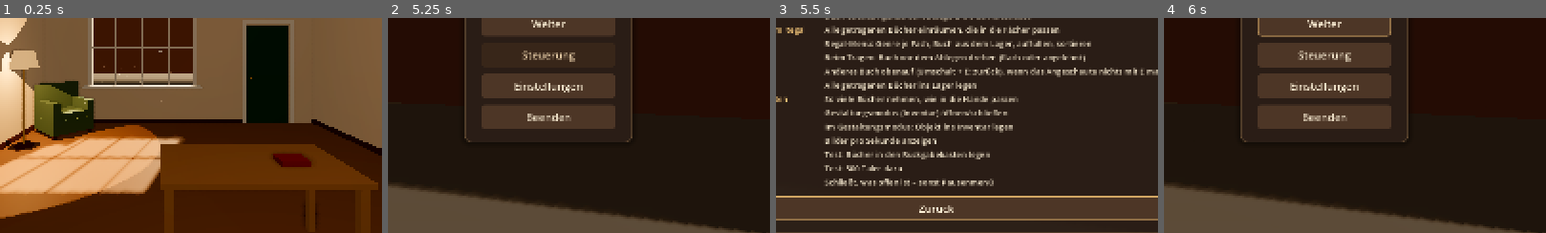
Above: before the commit, frames 1-4 (left to right).
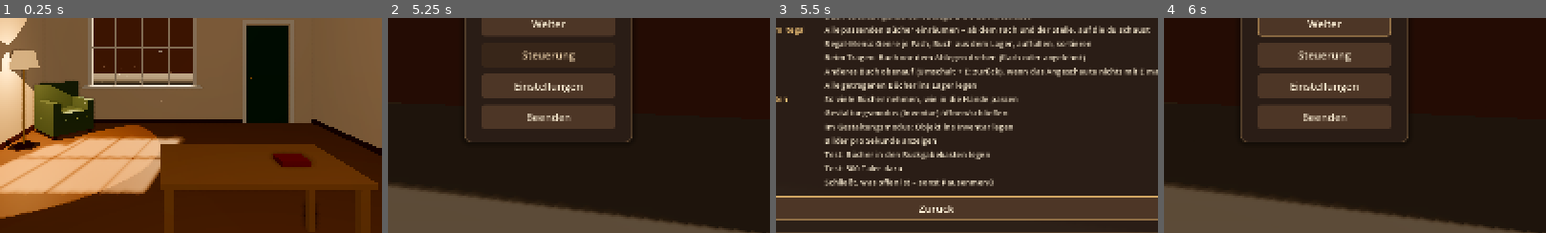
Above: after the commit, the same moments.

Repository: muschel99/Buecherei-Game
Game: Godot game, scene res://scenes/main.tscn
Same seed, same stepped clock (60 frames per second), same inputs: the game is played once before the commit and once after it.
Inputs (mouse positions are % of the whole screen's width and height, from its top left):
- Up to frame 1 (0.25 s): no input
- Up to frame 2 (5.25 s): tap Enter at 0.5 s; move the mouse to (55, 50) at 0.52 s; hold Q (store_books) 0.53-1.28 s; hold W (move_forward) 0.53-5.03 s; tap Space (jump) at 0.77, 1.52, 3.02, 3.77, 4.52 s; move the mouse to (45, 50) at 1.27 s; click (45, 50) at 1.35 s; tap Q (store_books) every 0.75 s from 1.55 to 4.55 s; move the mouse to (52, 48) at 2.02 s; hold Mouse wheel up (book_rotate) 2.03-2.78 s; move the mouse to (49, 52) at 2.77 s; tap Mouse wheel down (book_rotate_back) at 2.85 s; move the mouse to (57, 51) at 3.52 s; hold Right mouse button (book_take) 3.53-4.28 s; tap R (open_menu) at 4.15 s; move the mouse to (42, 49) at 4.27 s; tap X (build_delete) at 4.35 s; tap Escape (pause) at 4.9 s; move the mouse to (55, 50) at 5.02 s; hold S (move_back) from 5.03 s (still down); hold Shift (build_paint_all) from 5.03 s (still down); click (55, 50) at 5.17 s
- Up to frame 3 (5.5 s): keep holding S (move_back); keep holding Shift (build_paint_all); tap Q (store_books) at 5.3 s
- Up to frame 4 (6 s): release S (move_back) at 5.75 s; release Shift (build_paint_all) at 5.75 s; click "Zurück" at 5.75 s
The pictures show only the part of the screen within x 29-79%, y 42-92%; the shares and areas given below are measured in that part.

Frames 1-2 are identical in both runs. In frame 3, 1.7% of the frame differs, in the area x 17-98%, y 3-8%; in frame 4, nothing differs.

Commit message:
Etappe 3f, Teil 2: Einräumen dort, wo ich hinschaue
- Linksklick halten am Regal beginnt im angeschauten Fach an der
  angeschauten Stelle und füllt von dort die freien Plätze (erst nach
  rechts, dann nach links)
- Was dort nicht passt (Platz oder Genre), kommt in die nächstgelegenen
  Fächer mit passendem Genre; was nirgends passt, bleibt in der Hand
- Auffüllen aus dem Lager füllt weiter von oben nach unten
- Tastenhilfe angepasst

Co-Authored-By: Claude Opus 5.5 <noreply@anthropic.com>
Claude-Session: https://claude.ai/code/session_019h7HXfFS3pVv47U8YJjpyf

Diff:
--- a/scenes/ui/pause_menu.tscn
+++ b/scenes/ui/pause_menu.tscn
@@ -135,7 +135,7 @@
 text = "Linksklick halten am Regal"
 
 [node name="ActionHold" type="Label" parent="ControlsPanel/VBox/KeyGrid"]
-text = "Alle getragenen Bücher einräumen, die in die Fächer passen"
+text = "Alle passenden Bücher einräumen – ab dem Fach und der Stelle, auf die du schaust"
 
 [node name="KeyShelf" type="Label" parent="ControlsPanel/VBox/KeyGrid"]
 theme_override_colors/font_color = Color(0.96, 0.78, 0.48, 1)
--- a/scripts/objects/book_shelf.gd
+++ b/scripts/objects/book_shelf.gd
@@ -19,14 +19,14 @@
 ## - Linksklick, während ich Bücher trage: das Buch obenauf genau dort abstellen, wo ich
 ##   hinschaue. Vorher zeigt eine halbdurchsichtige Vorschau, wo es hinkommt; passt es nicht
 ##   (kein Platz, falsches Genre), ist die Vorschau dezent rötlich.
-## - Linksklick halten (Ring): alle getragenen Bücher einräumen, die hierher passen.
+## - Linksklick halten (Ring): alle getragenen Bücher einräumen, die hierher passen – ab dem
+##   Fach und der Stelle, auf die ich schaue; der Rest in die nächstgelegenen passenden Fächer.
 ## - R: Regal-Menü (Genre je Fach wählen, aus dem Lager auffüllen, sortieren, alles zurück
 ##   ins Lager) – eine eigene, ruhige Taste, damit sich das Menü nie aus Versehen öffnet.
 ## - E blättert hier (wie überall ohne eigene E-Aktion) durch die Bücher in der Hand.
 ## Schaue ich ein Regal an, steht sein Genre als ruhiger Schriftzug unten in der Bildmitte
 ## (GenreCaption) – Schilder am Regal gibt es nicht.
-## Automatisches Einräumen (Linksklick halten, Auffüllen, Sortieren) füllt freie Plätze von links
-## nach rechts, Brett für Brett.
+## Auffüllen und Sortieren füllen freie Plätze von links nach rechts, Fach für Fach.
 ##
 ## Deko im Regal: Im Gestaltungsmodus lässt sich kleine Deko auf die Bretter stellen (nur,
 ## was in der Höhe ins Fach passt, und nur an freie Stellen). Deko ist ein eigenes
@@ -91,6 +91,8 @@
 ## Wo das Buch obenauf hinkäme: { "book", "row", "left", "moves" (Book -> neue linke Kante),
 ## "ok" } – leer, wenn ich auf kein Brett schaue.
 var _plan: Dictionary = {}
+# Wohin ich gerade auf die Bretter schaue: { "row", "x" } (leer = kein Brett)
+var _aim: Dictionary = {}
 var _ghost: MeshInstance3D
 var _ghost_material: ShaderMaterial
 var _ghost_transform := Transform3D()
@@ -303,17 +305,21 @@
 			continue
 		_put(book, spot.row, spot.left)
 		if animate:
-			# Startet etwas kleiner vor dem Regal und gleitet an seinen Platz
-			var start: Transform3D = _targets[book]
-			start.basis = start.basis * Basis.from_scale(Vector3.ONE * 0.7)
-			start.origin += Vector3(0.0, 0.03, SLIDE_DISTANCE)
-			_anims[book] = {"from": start, "start": _clock + placed * interval,
-				"time": GameConfig.book_slide_time, "appear": true}
+			_slide_in(book, placed * interval)
 		placed += 1
 	_refresh_instances()
 	if placed > 0:
 		_changed()
 	return rest
+
+
+## Ein Buch, das gerade an seinen Platz gestellt wurde, startet etwas kleiner vor dem Regal
+## und gleitet hinein (nach "delay" Sekunden).
+func _slide_in(book: Book, delay: float) -> void:
+	var start: Transform3D = _targets[book]
+	start.basis = start.basis * Basis.from_scale(Vector3.ONE * 0.7)
+	start.origin += Vector3(0.0, 0.03, SLIDE_DISTANCE)
+	_anims[book] = {"from": start, "start": _clock + delay, "time": GameConfig.book_slide_time, "appear": true}
 
 
 ## Nimmt Bücher aus dem Regal: Sie gleiten heraus, die übrigen bleiben stehen, wo sie sind.
@@ -384,6 +390,113 @@
 	var rest := add_books(taken)
 	BookStock.return_to_hand(rest)
 	return taken.size() - rest.size()
+
+
+## Linksklick halten: Räumt die getragenen Bücher ab der Stelle ein, auf die ich schaue
+## (Fach "row", Stelle aim_x, Brettmitte = 0). Von dort füllen sie die freien Plätze dieses
+## Fachs – erst nach rechts, dann nach links. Was dort nicht hinpasst (Platz oder Genre), kommt
+## in die nächstgelegenen anderen Fächer mit passendem Genre; was nirgends passt, trage ich
+## weiter. Liefert, wie viele eingeräumt wurden.
+func put_carried_at(row: int, aim_x: float) -> int:
+	if row < 0 or row >= _rows.size():
+		return put_carried()
+	var taken := BookStock.take_carried_where(func(book: Book) -> bool: return accepts(book.genre_id))
+	if taken.is_empty():
+		return 0
+	var others := _rows_by_distance(row)
+	var interval := minf(GameConfig.book_slide_interval, GameConfig.book_slide_max_total / taken.size())
+	var start := NAN  # Startstelle im angeschauten Fach (linke Kante des ersten Buchs)
+	var rest: Array[Book] = []
+	var placed := 0
+	for book in taken:
+		var spot := {}
+		if row_accepts(row, book.genre_id):
+			if is_nan(start):
+				start = _start_at(row, aim_x, _book_width(book))
+			spot = _spot_near(row, book, start)
+		for r in others:
+			if not spot.is_empty():
+				break
+			if row_accepts(r, book.genre_id):
+				spot = _find_free_spot(book, r)
+		if spot.is_empty():
+			rest.append(book)
+			continue
+		_put(book, spot.row, spot.left)
+		_slide_in(book, placed * interval)
+		placed += 1
+	_refresh_instances()
+	if placed > 0:
+		_changed()
+	BookStock.return_to_hand(rest)
+	return placed
+
+
+## Die anderen Fächer, das nächstgelegene zuerst (gemessen von Brettmitte zu Brettmitte;
+## bei gleichem Abstand zuerst das in Lesereihenfolge frühere).
+func _rows_by_distance(row: int) -> Array[int]:
+	var order := get_fach_order()
+	var result: Array[int] = []
+	for r in order:
+		if r != row:
+			result.append(r)
+	var here := _rows[row].position
+	result.sort_custom(func(a: int, b: int) -> bool:
+		var da := _rows[a].position.distance_to(here)
+		var db := _rows[b].position.distance_to(here)
+		if not is_equal_approx(da, db):
+			return da < db
+		return order.find(a) < order.find(b))
+	return result
+
+
+## Wo das erste Buch beim Einräumen ab aim_x beginnt: auf dem feinen Raster, nah am linken
+## Nachbarn bündig, und so weit innen, dass es in die freie Lücke passt.
+func _start_at(row: int, aim_x: float, width: float) -> float:
+	var start := snappedf(aim_x - width / 2.0, maxf(GameConfig.shelf_grid_step, 0.001))
+	for gap in _free_gaps(row):
+		if start + width / 2.0 >= gap.x - EPSILON and start + width / 2.0 <= gap.y + EPSILON:
+			if start - gap.x <= GameConfig.shelf_snap_distance:
+				start = gap.x
+			if gap.y - gap.x >= width - EPSILON:
+				start = clampf(start, gap.x, gap.y - width)
+	return start
+
+
+## Freier Platz für ein Buch in diesem Fach, möglichst nah an "start": zuerst rechts davon
+## (nächste freie Stelle), wenn rechts nichts mehr frei ist, links davon (bündig von rechts).
+func _spot_near(row: int, book: Book, start: float) -> Dictionary:
+	var width := _book_width(book)
+	var best_right := INF
+	var best_left := -INF
+	for gap in _free_gaps(row):
+		if gap.y - gap.x < width - EPSILON:
+			continue
+		var right := maxf(gap.x, start)
+		if right + width <= gap.y + EPSILON:
+			best_right = minf(best_right, right)
+		var left := minf(gap.y, start) - width
+		if left >= gap.x - EPSILON:
+			best_left = maxf(best_left, left)
+	if best_right < INF:
+		return {"row": row, "left": best_right}
+	if best_left > -INF:
+		return {"row": row, "left": best_left}
+	return {}
+
+
+## Die freien Lücken eines Fachs (von, bis), ohne Deko und ohne Bücher.
+func _free_gaps(row: int) -> Array[Vector2]:
+	var gaps: Array[Vector2] = []
+	for segment in _segments(row):
+		var cursor := segment.x
+		for other in _books_in(row, segment):
+			if _x[other] > cursor + EPSILON:
+				gaps.append(Vector2(cursor, _x[other]))
+			cursor = maxf(cursor, _x[other] + _book_width(other))
+		if segment.y > cursor + EPSILON:
+			gaps.append(Vector2(cursor, segment.y))
+	return gaps
 
 
 ## Sortiert die Bücher nach Genre und Titel – sie rücken sanft an ihre neuen Plätze, von
@@ -943,6 +1056,7 @@
 func _on_aimed(from: Vector3, direction: Vector3) -> void:
 	_set_hover(_pick_book(from, direction))
 	var aim := _find_aim(from, direction)
+	_aim = aim
 	# Schriftzug: Genre des Fachs, auf das ich schaue (bzw. des angeschauten Buchs)
 	var row: int = _row_of(_hover_book) if _hover_book else aim.get("row", -1)
 	var row_genre := get_row_genre(row)
@@ -956,6 +1070,7 @@
 
 
 func _on_aim_ended() -> void:
+	_aim = {}
 	GenreCaption.hide_text(self)
 	_set_hover(null)
 	_set_plan({})
@@ -1042,10 +1157,14 @@
 		set_process(true)
 
 
-## Linke Maustaste gehalten: alle getragenen Bücher einräumen, die hierher passen.
+## Linke Maustaste gehalten: alle getragenen Bücher einräumen, die hierher passen – ab dem
+## Fach und der Stelle, auf die ich schaue.
 func _on_place_all_requested(_interactor: Node) -> void:
 	if count_matching_carried() > 0:
-		put_carried()
+		if _aim.is_empty():
+			put_carried()
+		else:
+			put_carried_at(_aim.row, _aim.x)
 
 
 func _open_menu() -> void:
